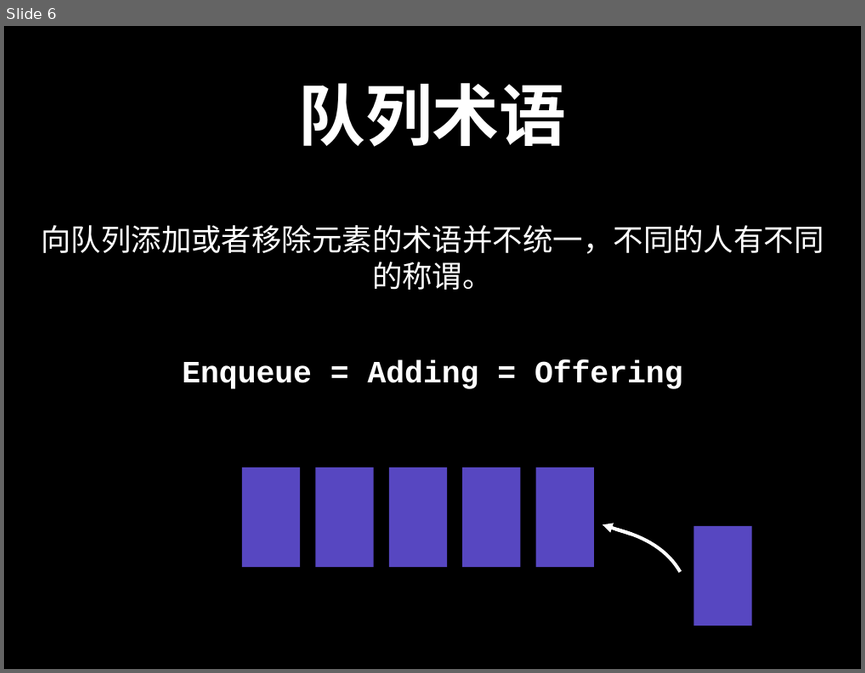
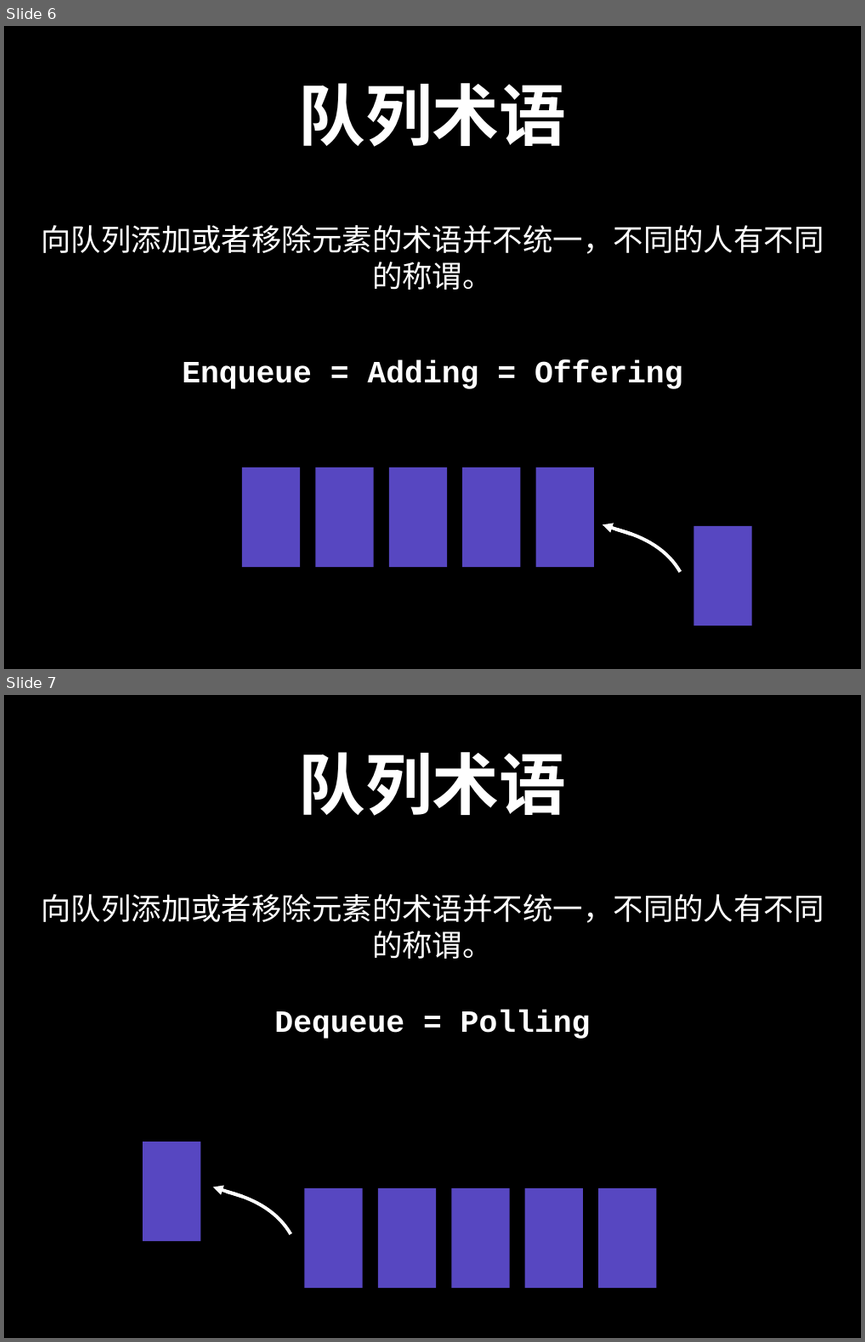
Before and after one commit to spring2go/Algorithms, a slide deck: slides/datastructures/queue/Queue.pptx. Shown one above the other, each under a label of ours: slide 6 before the commit, slides 6 and 7 after it. The pictures are 865x673 and 865x1342 pixels, drawn with LibreOffice and Linux fonts; fonts in the diff are those of the drawing. Boxes give left, top, right and bottom in pixels: in the first picture for what was removed or moved away, otherwise in the second. Text is boxed around its words. In the diff, an @@ line names an element or a change of style, - is before the commit and + after.

```diff
--- a/slides/datastructures/queue/Queue.pptx
+++ b/slides/datastructures/queue/Queue.pptx
@@ slide 7 added at <box>4,695,861,1338</box>, background #000000 @@
@@ title added at <box>298,752,566,816</box>, 80 pt, text #FFFFFF, bold @@
+队列术语
@@ text added at <box>41,894,823,959</box>, 36 pt, text #FFFFFF @@
+向队列添加或者移除元素的术语并不统一，不同的人有不同的称谓。
@@ text added at <box>274,1009,590,1038</box>, 37 pt, text #FFFFFF, bold @@
+Dequeue = Polling
@@ rectangle added at <box>143,1141,200,1241</box>, fill #5747C1 @@
@@ arrow added from (242, 1197) to (213, 1186), #FFFFFF 4 pt @@
@@ freeform shape added at <box>227,1191,290,1234</box>, outline #FFFFFF 4 pt @@
@@ rectangle added at <box>305,1188,363,1287</box>, fill #5747C1 @@
@@ rectangle added at <box>378,1188,436,1287</box>, fill #5747C1 @@
@@ rectangle added at <box>452,1188,510,1287</box>, fill #5747C1 @@
@@ rectangle added at <box>525,1188,583,1287</box>, fill #5747C1 @@
@@ rectangle added at <box>599,1188,657,1287</box>, fill #5747C1 @@
```
Also in this commit, not shown: 38 slides changed, 4 other slides added, 4 slides removed, 3 other files.
